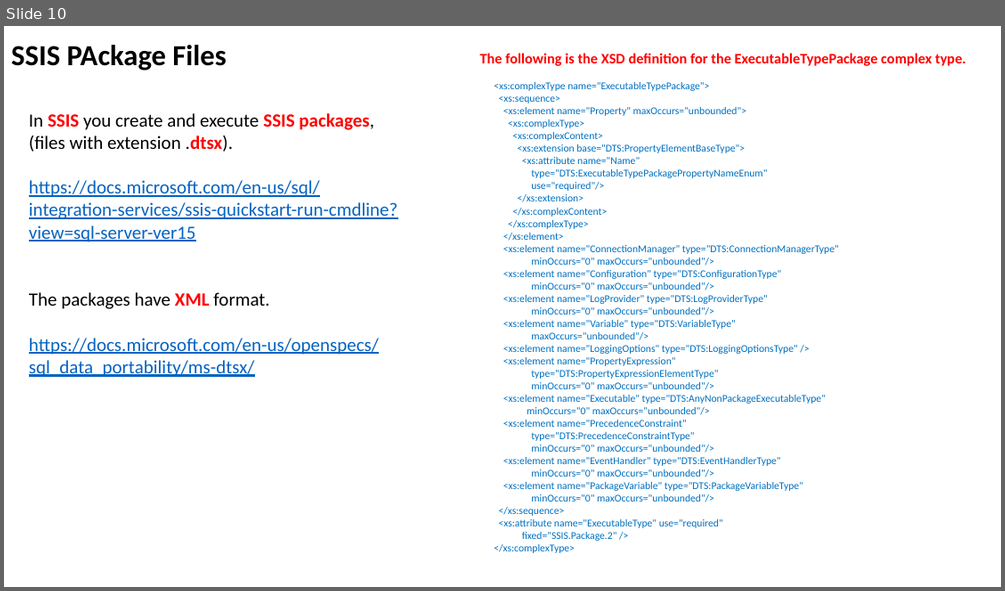
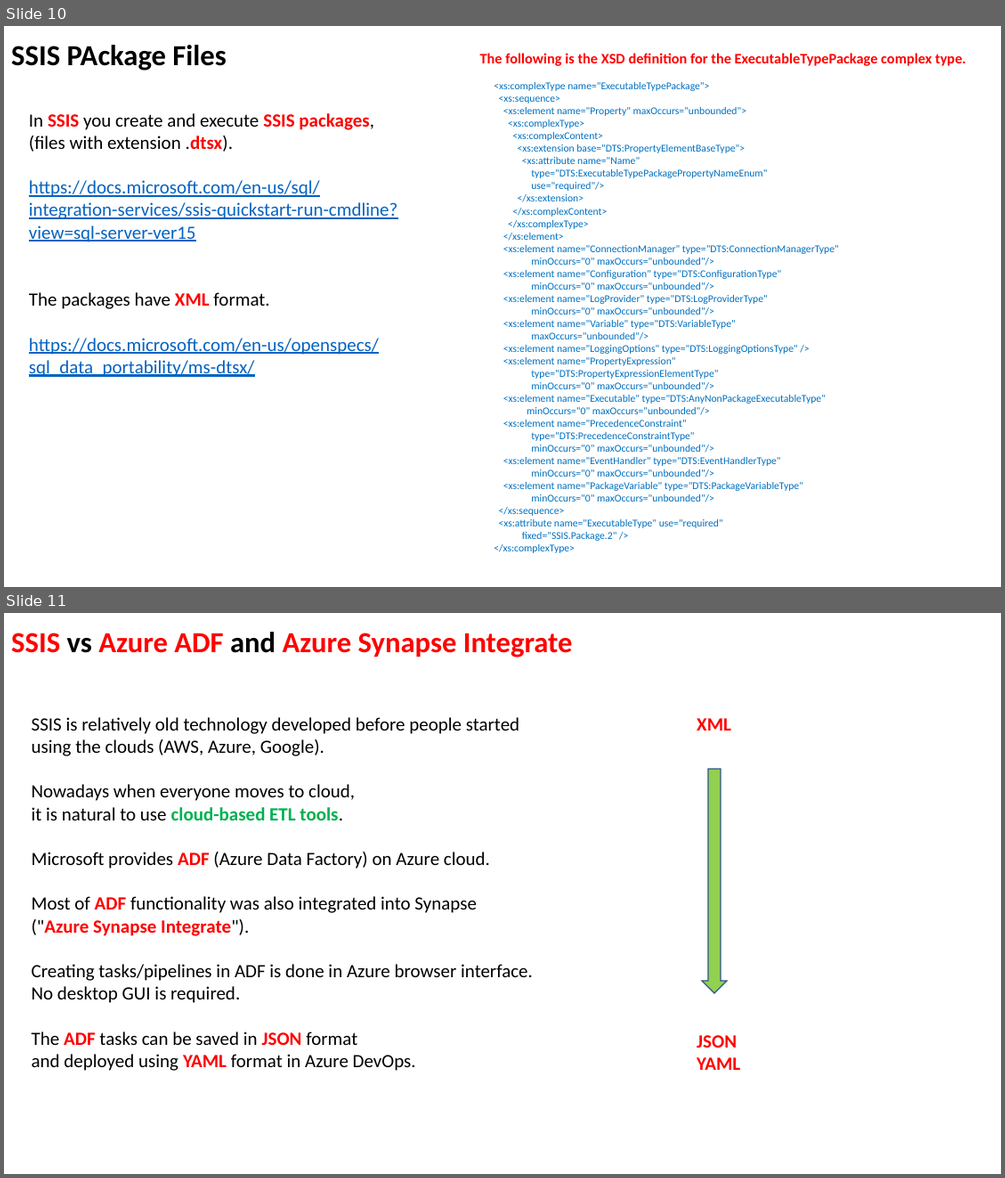
Before and after one commit to lselector/data_architect, a slide deck: DA_13_miscellaneous.pptx. Shown one above the other, each under a label of ours: slide 10 before the commit, slides 10 and 11 after it. The pictures are 1005x591 and 1005x1178 pixels, drawn with LibreOffice and Linux fonts; fonts in the diff are those of the drawing. Boxes give left, top, right and bottom in pixels: in the first picture for what was removed or moved away, otherwise in the second. Text is boxed around its words. In the diff, an @@ line names an element or a change of style, - is before the commit and + after.

```diff
--- a/DA_13_miscellaneous.pptx
+++ b/DA_13_miscellaneous.pptx
@@ slide 11 added at (4,613,1001,1174), background #FFFFFF @@
@@ text added at (11,632,573,657), 28 pt, text #FF0000, bold @@
+SSIS vs Azure ADF and Azure Synapse Integrate
@@ text added at (32,717,533,1070), 18 pt, text #000000 @@
+SSIS is relatively old technology developed before people started using the clouds (AWS, Azure, Google).
+Nowadays when everyone moves to cloud,
+it is natural to use cloud-based ETL tools.
+Microsoft provides ADF (Azure Data Factory) on Azure cloud.
+Most of ADF functionality was also integrated into Synapse
+("Azure Synapse Integrate").
+Creating tasks/pipelines in ADF is done in Azure browser interface.
+No desktop GUI is required.
+The ADF tasks can be saved in JSON format
+and deployed using YAML format in Azure DevOps.
@@ text added at (696,718,731,730), 18 pt, text #FF0000, bold @@
+XML
@@ down arrow added at (702,769,727,993), fill #92D050, outline #325491 1 pt @@
@@ text added at (696,1035,740,1070), 18 pt, text #FF0000, bold @@
+JSON
+YAML
```
Also in this commit, not shown: 1 slide changed.
